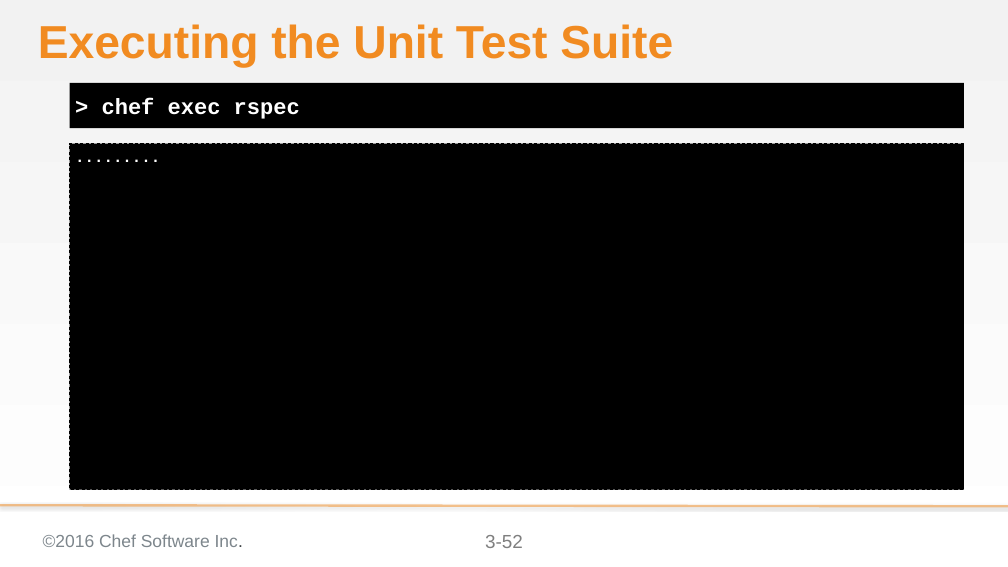
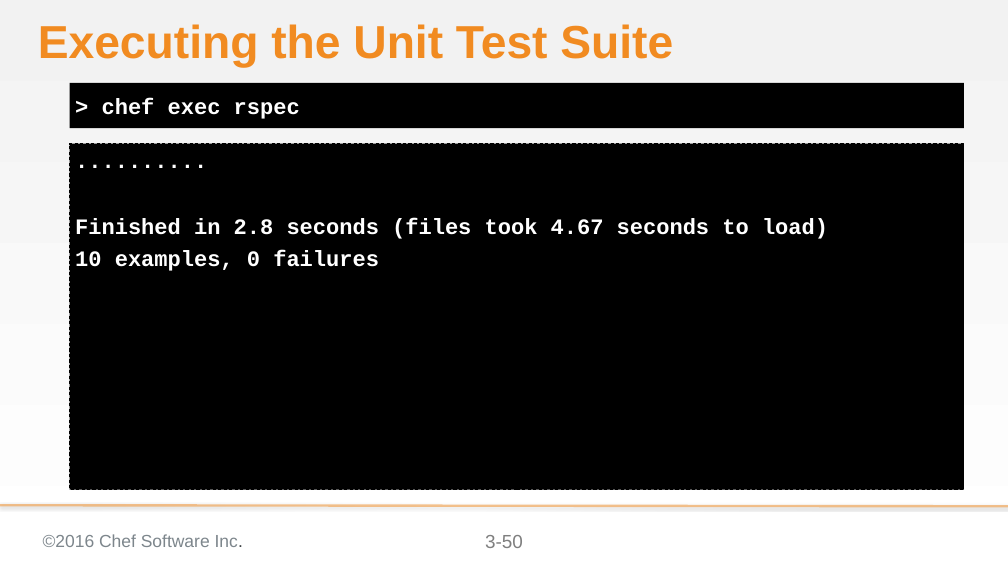
Before and after one commit to chef-training/extending_cookbooks, a slide deck: slide 50 of 03-creating_a_custom_resource-linux.pptx (slide 52 before the commit). Drawn at 1008x567 pixels with LibreOffice and Linux fonts; fonts in the diff are those of the drawing; background and template pictures are left out. Boxes give left, top, right and bottom in pixels: in the first picture for what was removed or moved away, otherwise in the second. Text is boxed around its words. In the diff, an @@ line names an element or a change of style, - is before the commit and + after.

Commit message:
Updates Module 03 that move it to the next module
* Moved some of the refactoring out the module into the next module
* Fixed a few typos
* Updated the code examples

```diff
--- a/03-creating_a_custom_resource-linux.pptx
+++ b/03-creating_a_custom_resource-linux.pptx
@@ text at [75,218,828,271]: text changed; size 20 to 28 pt @@
-.........
+..........
+Finished in 2.8 seconds (files took 4.67 seconds to load)
+10 examples, 0 failures
@@ page number at [485,535,523,548]: text changed @@
-3-52
+3-50
```
Also in this commit, not shown: 14 other slides changed, 1 slide added, 3 slides removed.
